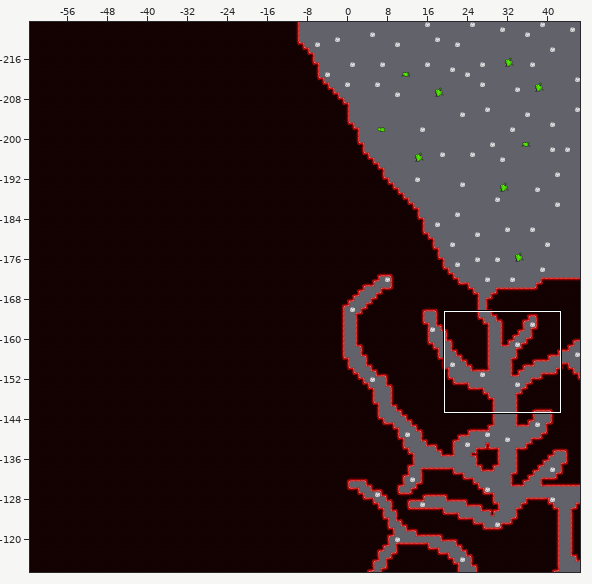
Two versions of a level (Tiled map (JSON), src/assets/maps/sperm.json). Above: a wide view before the commit, with the close-up outlined.
Close-up. As it was:
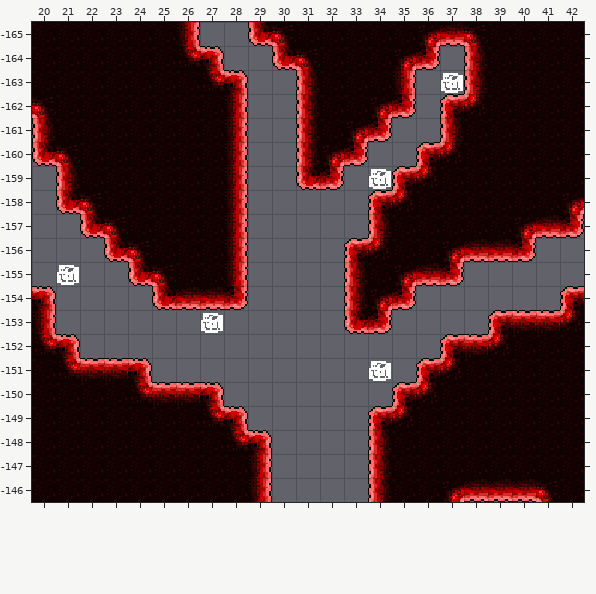
Cells are 16x16 px. Shown: x 20..42, y -165..-146. The commit also changed other parts of the map, which this record leaves out.
New version:
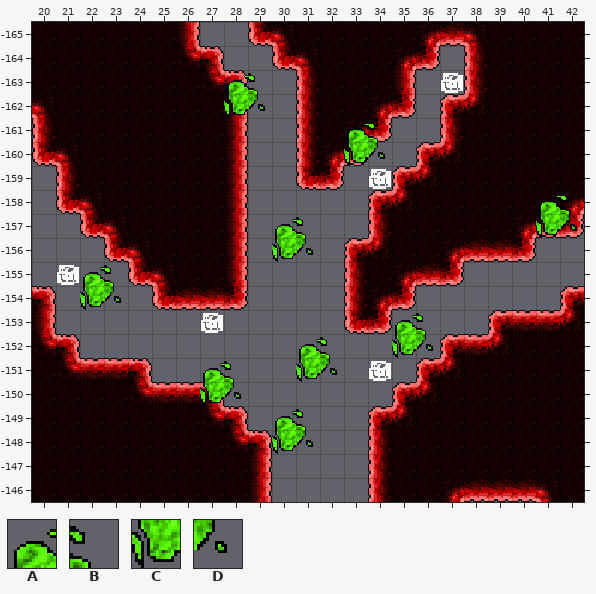
Key: from "organ": A 8, B 9, C 12, D 13.
_ is an empty cell.
Diff:
Layer "acid":
Tile A is added in row -163 at x 28; in row -161 at x 33; in row -158 at x 41; in row -157 at x 30; in row -155 at x 22; in row -153 at x 35.
Tile A is added in row -152 at x 31; in row -151 at x 27; in row -149 at x 30.
Tile B is added in row -163 at x 29; in row -161 at x 34; in row -158 at x 42; in row -157 at x 31; in row -155 at x 23; in row -153 at x 36.
Tile B is added in row -152 at x 32; in row -151 at x 28; in row -149 at x 31.
Tile C is added in row -162 at x 28; in row -160 at x 33; in row -157 at x 41; in row -156 at x 30; in row -154 at x 22; in row -152 at x 35.
Tile C is added in row -151 at x 31; in row -150 at x 27; in row -148 at x 30.
Tile D is added in row -162 at x 29; in row -160 at x 34; in row -157 at x 42; in row -156 at x 31; in row -154 at x 23; in row -152 at x 36.
Tile D is added in row -151 at x 32; in row -150 at x 28; in row -148 at x 31.
